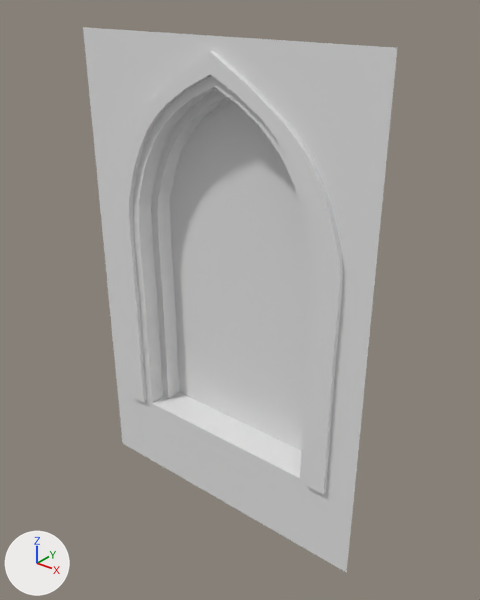
The FBX model Assets/MyContent/Art/Models/Structure/windows/Window_3.fbx as it was, and as the next commit left it.
Camera for both pictures: a 50 mm lens placed at (6.64, -5.38, 6.52), pointed at (2.11, 0.29, 3.01). Lighting does not change. The marker at lower left points along +X, +Y and +Z. Where no turn or scale is listed for an object, it has been applied to the vertices.

In view in the first picture: 'Window_3'.
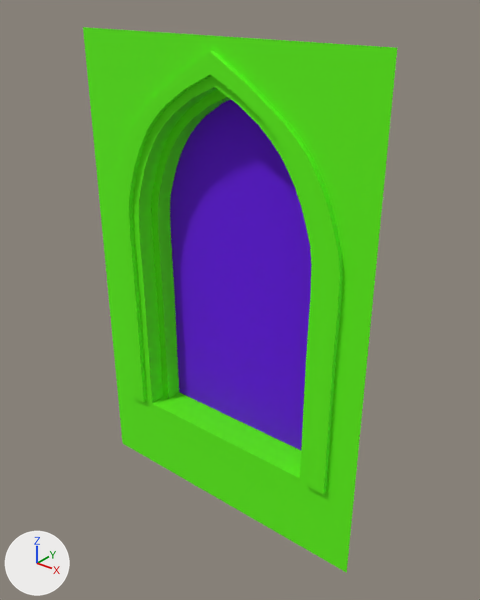
The newer file is also turned or shifted as a whole; pictures and numbers use the older file's frame.

Changed parts and their boxes (x1, y1, x2, y2) in the pictures (480 x 600 px):
part 1 of me_mesh, recoloured (grey to green)
    both: (83, 27, 397, 573)
part 2 of me_mesh, recoloured (grey to purple)
    both: (170, 99, 311, 450)

Patch to the scene script:
```diff
--- a/Assets/MyContent/Art/Models/Structure/windows/Window_3.fbx.py
+++ b/Assets/MyContent/Art/Models/Structure/windows/Window_3.fbx.py
@@ mat_02___default @@
+mat_02___default = principled_material('02 - Default')
+mat_02___default.base_color = (0.114, 0.976, 0.0)  # green #5ffc00
+mat_02___default.roughness = 0.859
@@ mat_01___default @@
+mat_01___default = principled_material('01 - Default')
+mat_01___default.base_color = (0.137, 0.0, 0.824)  # purple #6700ea
+mat_01___default.roughness = 0.859
@@ me_mesh @@
 me_mesh.from_pydata(...)  # 272 vertices, 252 faces; spans x 0.0..4.0, y -0.06..0.45, z 0.0..6.0
 # used by ob_window_3; location = (0.0, 0.0, 0.0)
+# me_mesh part 1: all 228 faces centred in x 0.18..3.82, y -0.06..0.33, z 0.53..5.95 switch from no material to mat_02___default (green #5ffc00)
+# me_mesh part 2: all 24 faces centred in x 1.41..2.59, y 0.45, z 1.88..5.25 switch from no material to mat_01___default (purple #6800ea)
```
